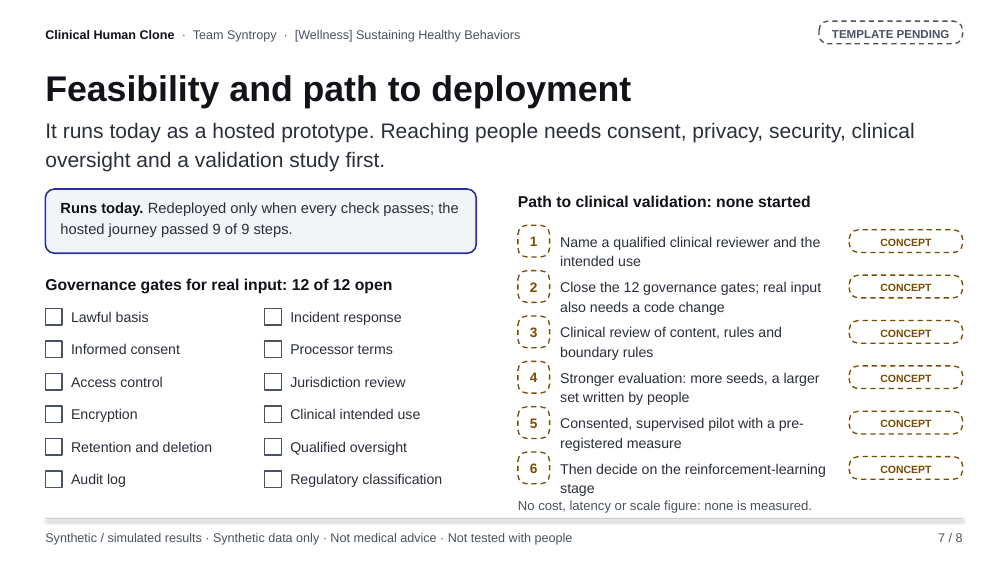
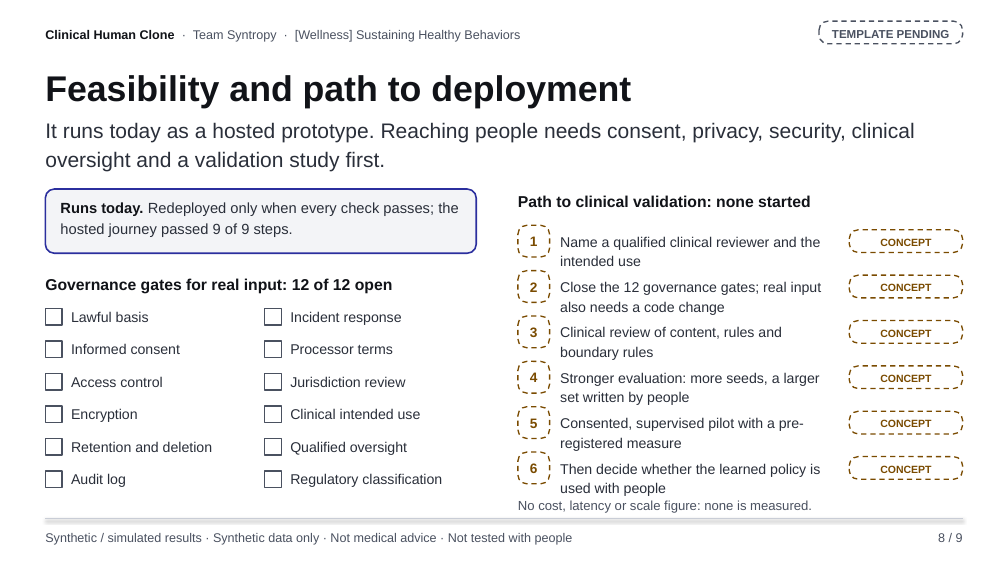
Before and after one commit to Syntropy-Health/longevity-memory-sdk, a slide deck: slide 8 of docs/daypart/submission/deck/clinical-human-clone-deck.pptx (slide 7 before the commit). Drawn at 1008x567 pixels with LibreOffice and Linux fonts; fonts in the diff are those of the drawing. Boxes give left, top, right and bottom in pixels: in the first picture for what was removed or moved away, otherwise in the second. Text is boxed around its words. In the diff, an @@ line names an element or a change of style, - is before the commit and + after.

```diff
--- a/docs/daypart/submission/deck/clinical-human-clone-deck.pptx
+++ b/docs/daypart/submission/deck/clinical-human-clone-deck.pptx
@@ text at box(560, 463, 820, 496): text changed @@
-Then decide on the reinforcement-learning stage
+Then decide whether the learned policy is used with people
@@ text at box(938, 533, 963, 542): text changed @@
-7 / 8
+8 / 9
```
Also in this commit, not shown: 7 other slides changed, 1 slide added, 21 other files.
